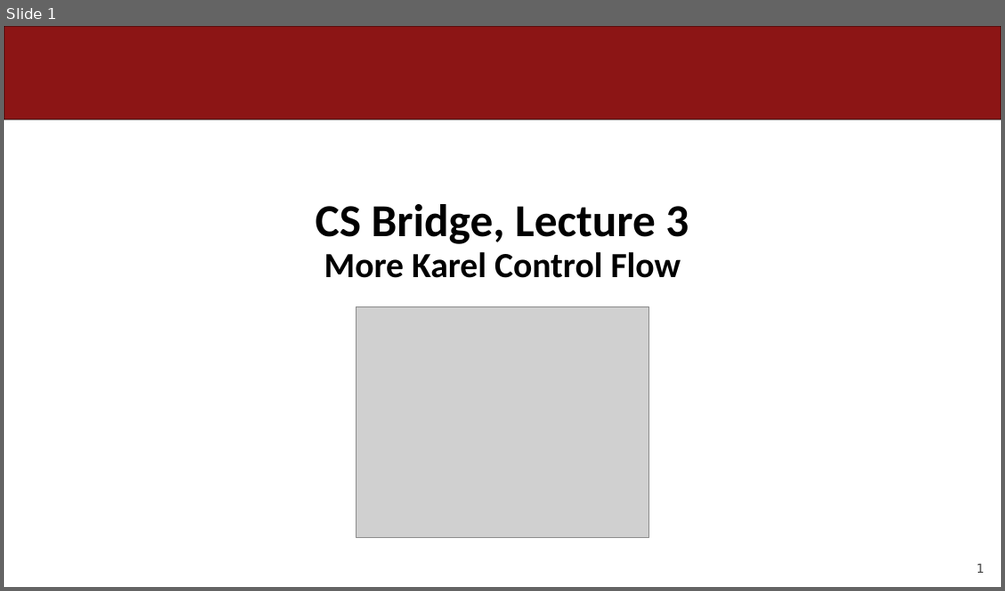
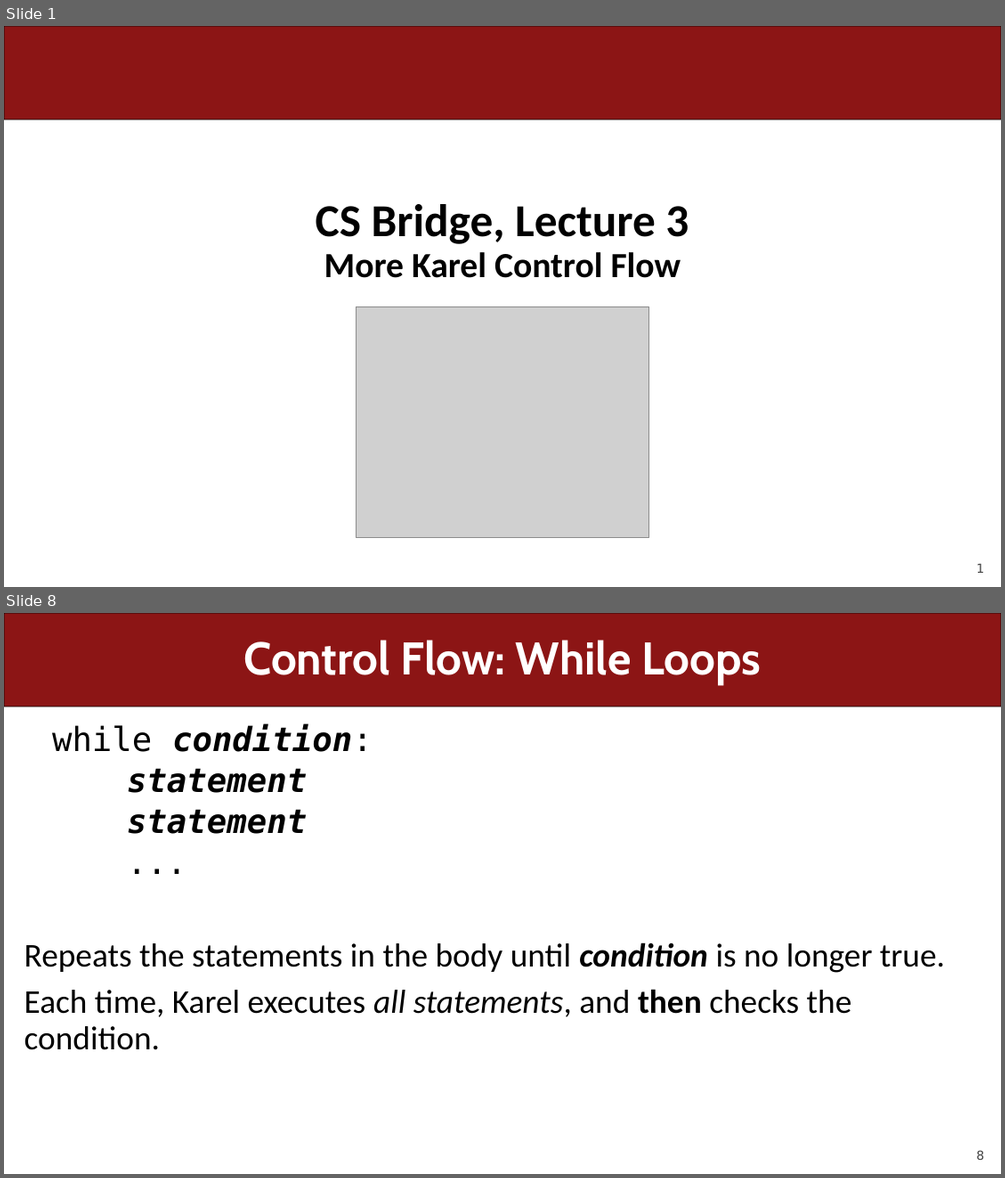
Before and after one commit to csbridge/csbridge2020, a slide deck: docs/slides/Lecture3.pptx. Shown one above the other, each under a label of ours: slide 1 before the commit, slides 1 and 8 after it; the slides between them are not shown. The pictures are 1005x591 and 1005x1178 pixels, drawn with LibreOffice and Linux fonts; fonts in the diff are those of the drawing; grey boxes stand for pictures. Boxes give left, top, right and bottom in pixels: in the first picture for what was removed or moved away, otherwise in the second. Text is boxed around its words. In the diff, an @@ line names an element or a change of style, - is before the commit and + after.

```diff
--- a/docs/slides/Lecture3.pptx
+++ b/docs/slides/Lecture3.pptx
@@ slide 8 added at [4,613,1001,1174], background #FFFFFF; not listed: 2 template elements that a slide beside it also shows @@
@@ title added at [243,640,760,684], 44 pt, text #FFFFFF, bold @@
+Control Flow: While Loops
@@ text added at [24,724,945,1050], 32 pt, text #000000 @@
+  while condition:
+  statement
+  statement
+  ...
+Repeats the statements in the body until condition is no longer true.
+Each time, Karel executes all statements, and then checks the condition.
```
Also in this commit, not shown: 3 slides changed, 49 other slides added, 2 other files.
